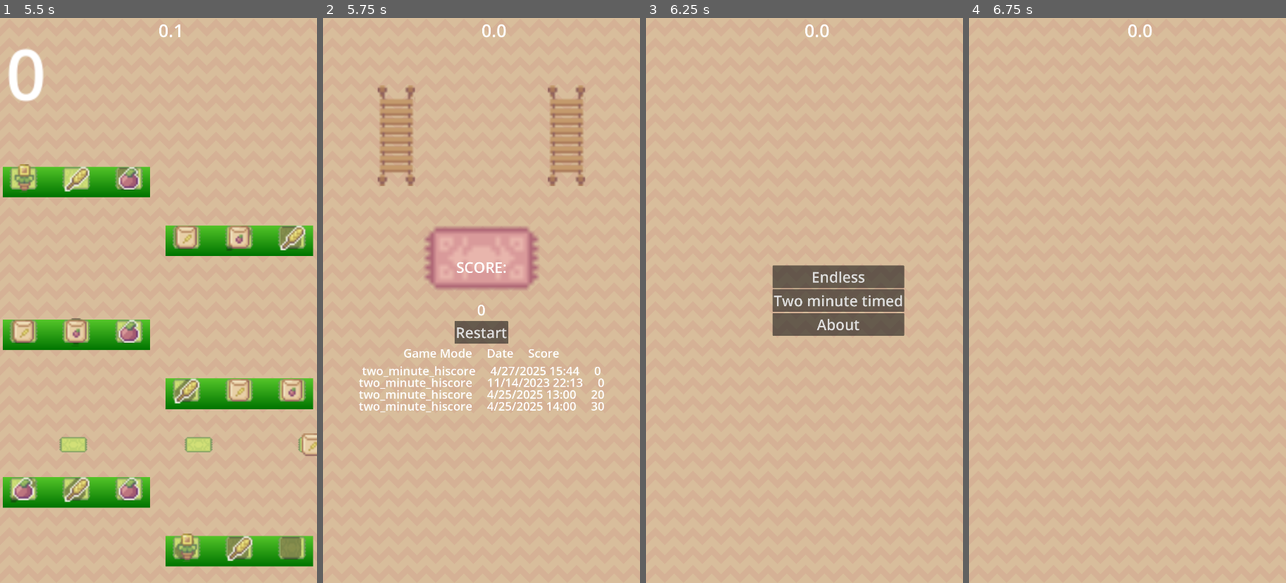
Above: before the commit, frames 1-4 (left to right).
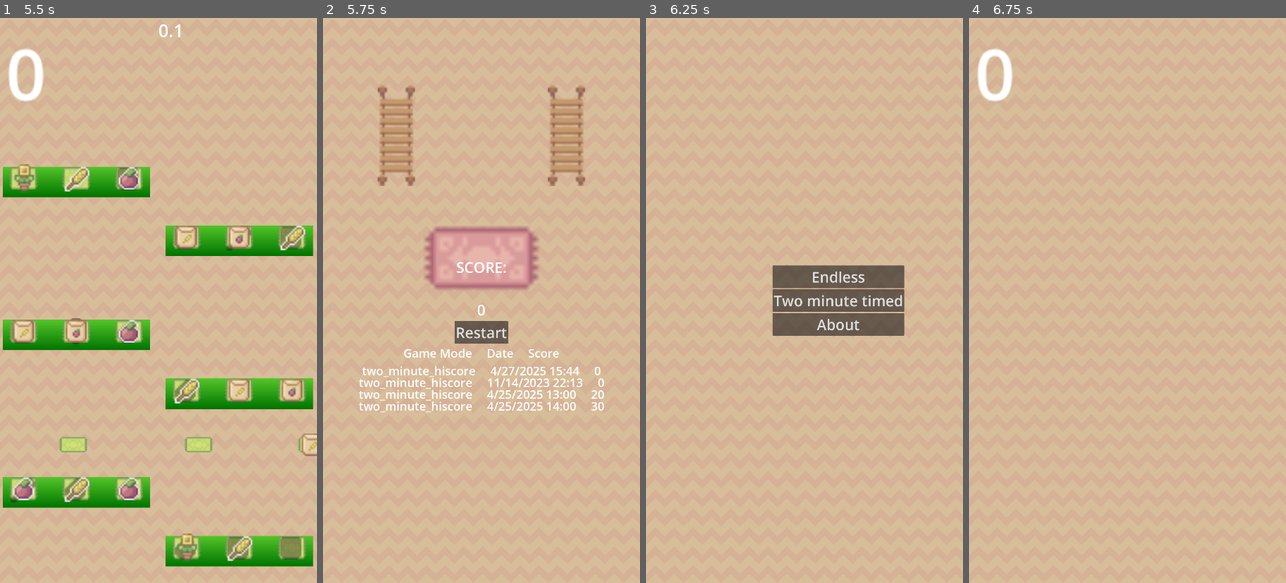
Above: after the commit, the same moments.

Repository: andrewcrisp/shelfsortinggame
Game: Godot game, scene res://scenes/game.tscn
The game is run twice, just before and just after one commit, with the same random seed, the same clock (stepped at 60 frames per second) and the same inputs.
Inputs (mouse positions are in pixels of both pictures, inside the frame that each line leads up to):
- Up to frame 1 (5.5 s): click "Two minute timed" at 0.5 s; move the mouse to (228, 272) at 1.27 s; click (228, 272) at 1.42 s; drag from (95, 328) to (22, 176) at 2.02 s; move the mouse to (190, 176) at 2.77 s; drag from (142, 413) to (76, 176) at 3.52 s; move the mouse to (253, 385) at 4.27 s; hold Down (ui_down) 4.28-5 s; drag from (63, 215) to (237, 238) at 5.02 s
- Up to frame 2 (5.75 s): no input
- Up to frame 3 (6.25 s): click "Restart" at 5.75 s
- Up to frame 4 (6.75 s): click "About" at 6.5 s

Frame 1 is identical in both runs. In frame 2, less than 0.1% of the frame differs, in the area x 50-58%, y 1-4%; in frame 3, less than 0.1%; in frame 4, 0.6%, in the area x 2-58%, y 1-15%.

Commit message:
Fix overpopulating timer nodes

Diff:
--- a/scripts/game.gd
+++ b/scripts/game.gd
@@ -1,6 +1,7 @@
 class_name Game extends Node
 
 @onready var current_level = null
+@onready var mode_control = null
 var currentControl = null
 
 func _ready() -> void:
@@ -25,6 +26,7 @@
 	var gamemode = "two_minute_hiscore"
 	score_report.AddScore(str(Globals.scoreboard.score), gamemode)
 	current_level.queue_free()
+	mode_control.queue_free()
 	current_level = score_report
 	hide_scoreboard()
 	score_report.get_node("Control/LoadMainMenuButton").connect("pressed", load_main_menu)
@@ -36,6 +38,7 @@
 	var timed_level = load("res://scenes/timed_level.tscn").instantiate()
 	load_level(level)
 	add_child(timed_level)
+	mode_control = timed_level
 	timed_level.timer.timeout.connect(on_timed_level_timeout)
 	timed_level.timer.wait_time = 5#2 * Globals.MINUTES
 	timed_level.timer.start()
@@ -45,6 +48,7 @@
 	if(current_level != null):
 		current_level.queue_free()
 	current_level = nextLevel
+	reset_scoreboard()
 	add_child(current_level)
 
 func hide_scoreboard():
